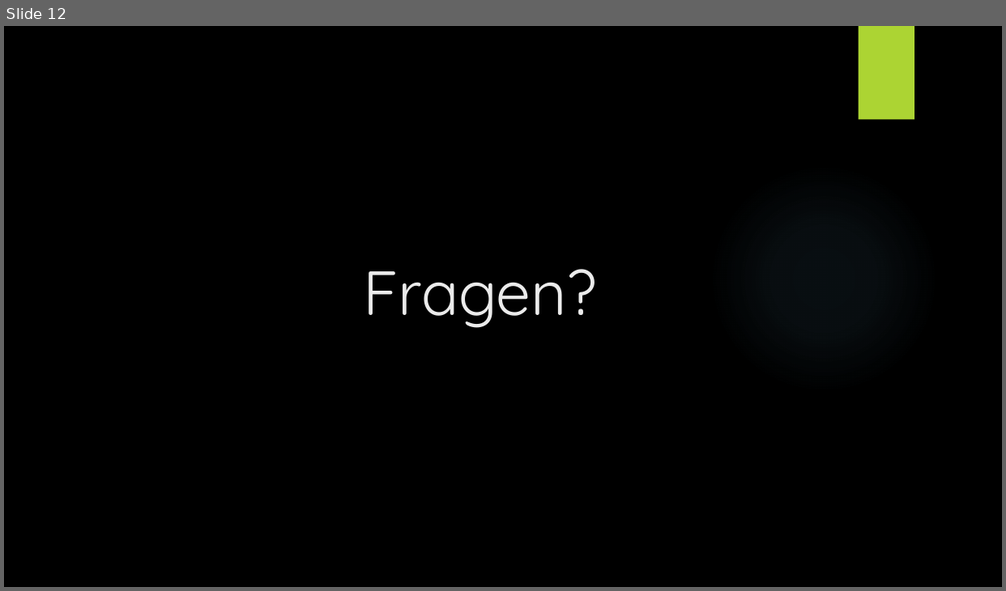
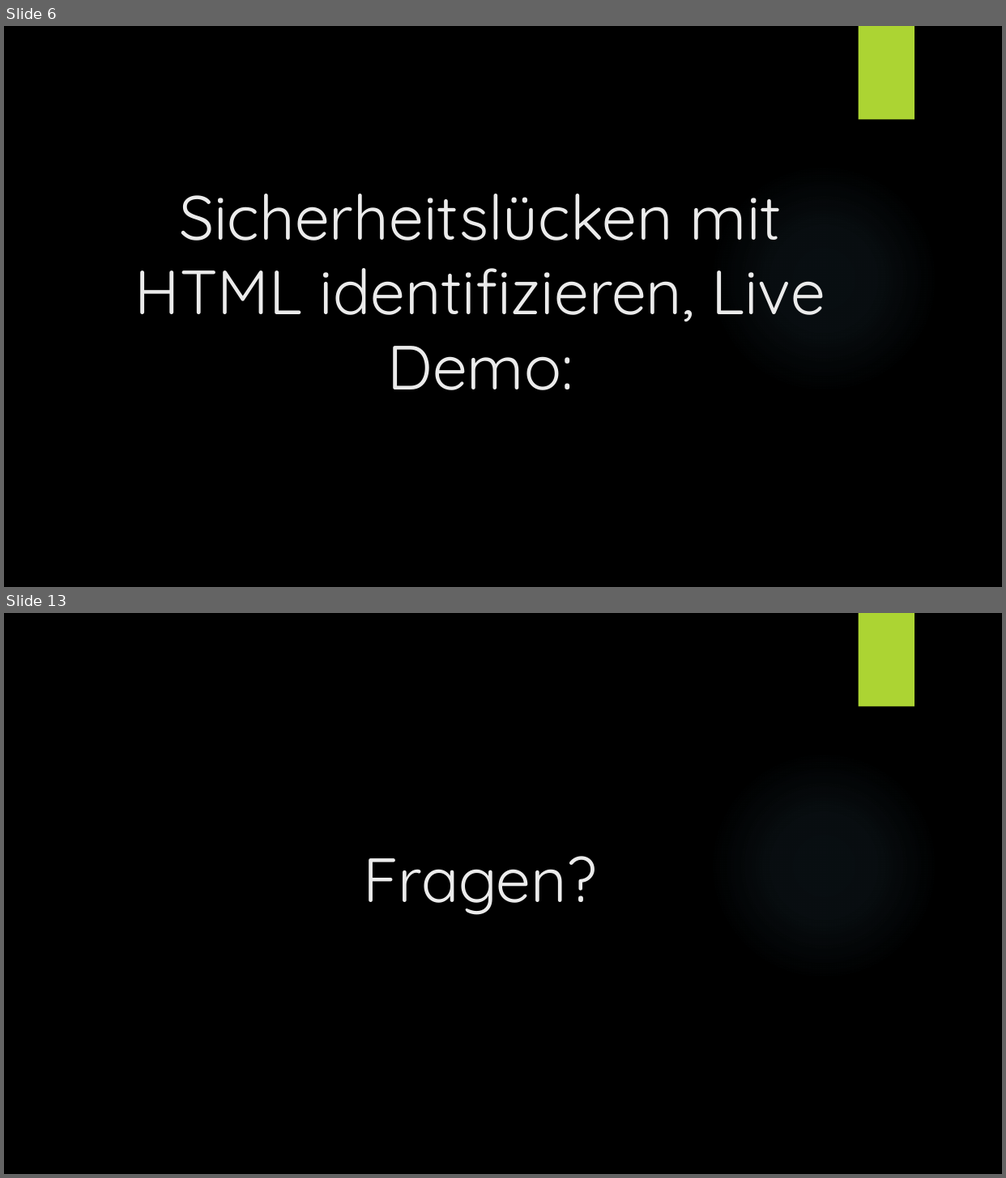
Before and after one commit to Tiim/Unibas-HS19-Internet-and-Secutity-project-webcrawler, a slide deck: Präsentation/Web Crawling.pptx. Shown one above the other, each under a label of ours: slide 12 before the commit, slides 6 and 13 after it; the slides between them are not shown. The pictures are 1006x591 and 1006x1178 pixels, drawn with LibreOffice and Linux fonts; fonts in the diff are those of the drawing; background and template pictures are left out. Boxes give left, top, right and bottom in pixels: in the first picture for what was removed or moved away, otherwise in the second. Text is boxed around its words. In the diff, an @@ line names an element or a change of style, - is before the commit and + after.

```diff
--- a/Präsentation/Web Crawling.pptx
+++ b/Präsentation/Web Crawling.pptx
@@ slide 6 added at (x1=4, y1=26, x2=1002, y2=587), background picture (left out); not listed: 2 template elements that a slide beside it also shows @@
@@ title added at (x1=135, y1=194, x2=825, y2=390), 60 pt, text #EBEBEB @@
+Sicherheitslücken mit HTML identifizieren, Live Demo:
@@ what was slide 12 is now slide 13 @@
```
Also in this commit, not shown: 5 slides changed, 6 other slides added, 6 slides removed, 3 other files.
